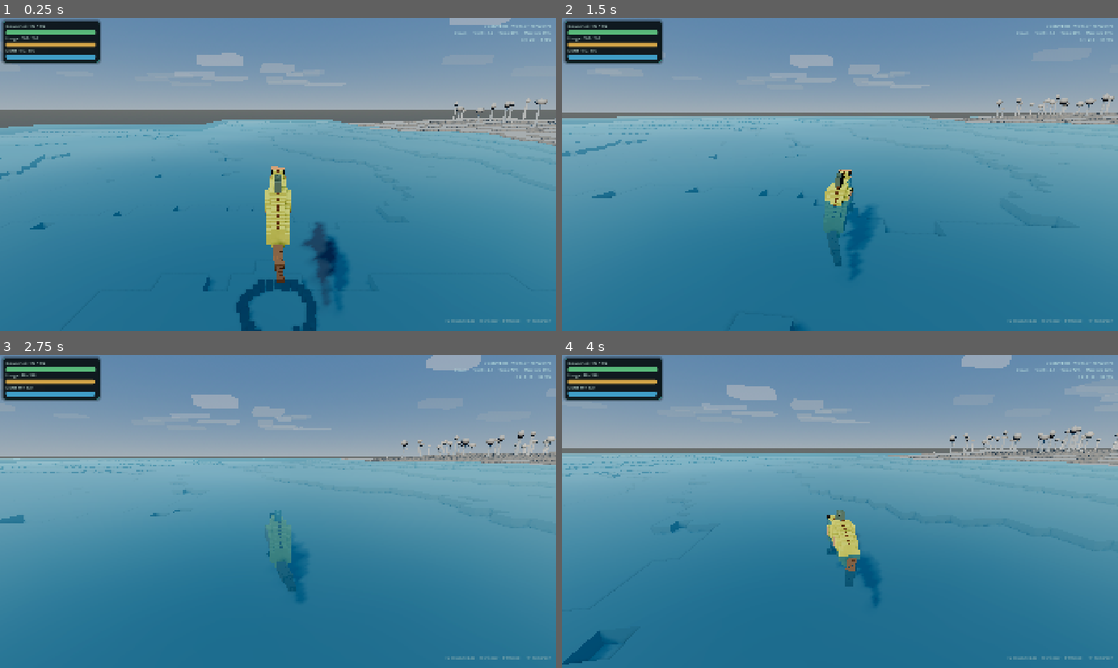
Above: before the commit, frames 1-4 (two rows, left to right).
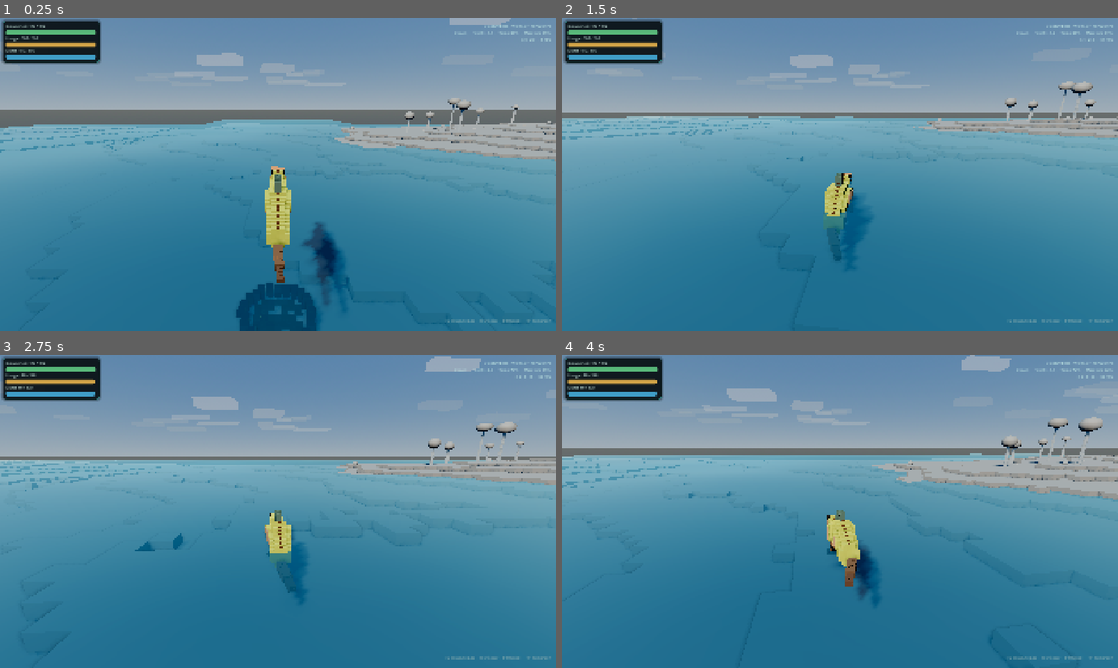
Above: after the commit, the same moments.

Repository: MajorDragonfly/voxelverse
Game: Godot game, scene res://main/main.tscn
The game is run twice, just before and just after one commit, with the same random seed, the same clock (stepped at 60 frames per second) and the same inputs.
Inputs (mouse positions are in pixels of both pictures, inside the frame that each line leads up to):
- Up to frame 1 (0.25 s): no input
- Up to frame 2 (1.5 s): tap Enter at 0.5 s; move the mouse to (867, 174) at 0.52 s; hold W (move_forward) from 0.53 s (still down); click (867, 174) at 0.6 s; tap Space (jump) at 0.77 s; move the mouse to (812, 174) at 1.27 s; tap L at 1.35 s
- Up to frame 3 (2.75 s): keep holding W (move_forward); tap Space (jump) at 1.52 s; move the mouse to (289, 505) at 2.02 s; tap R at 2.1 s
- Up to frame 4 (4 s): keep holding W (move_forward); move the mouse to (834, 517) at 2.77 s; tap Tab at 2.85 s; click (834, 517) at 2.92 s; tap Space (jump) at 3.02, 3.77 s; move the mouse to (878, 514) at 3.52 s; tap Delete at 3.6 s

The runs differ from the first frame. In frame 1, 6.1% of the frame differs, in the area x 0-100%, y 25-100%; in frame 2, 4.4%; in frame 3, 5.7%; in frame 4, 7.9%, in the area x 0-100%, y 0-99%.

Commit message:
Enable WorldGenerator V3

Diff:
--- a/project.godot
+++ b/project.godot
@@ -18,7 +18,7 @@
 [autoload]
 
 GameState="*res://autoload/game_state.gd"
-WorldGenerator="*res://world/generation/world_generator_v2.gd"
+WorldGenerator="*res://world/generation/world_generator_v3.gd"
 DisplaySettings="*res://core/display_settings.gd"
 
 [display]
